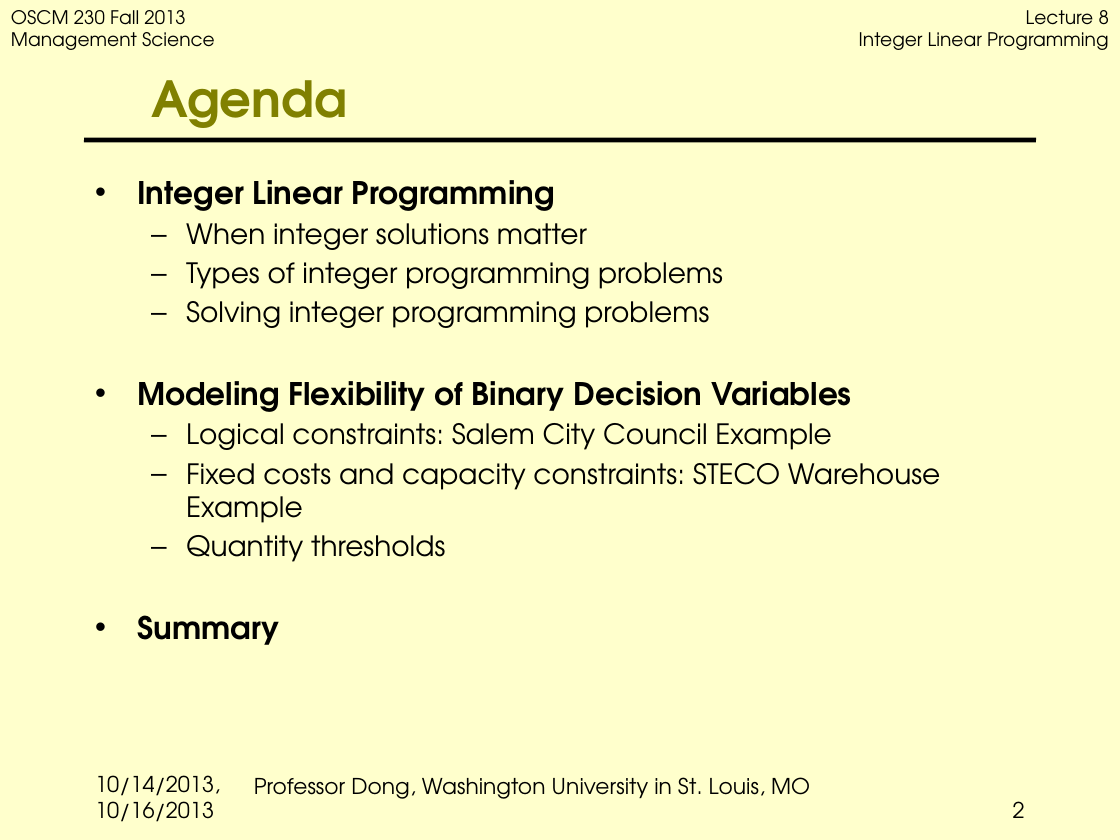
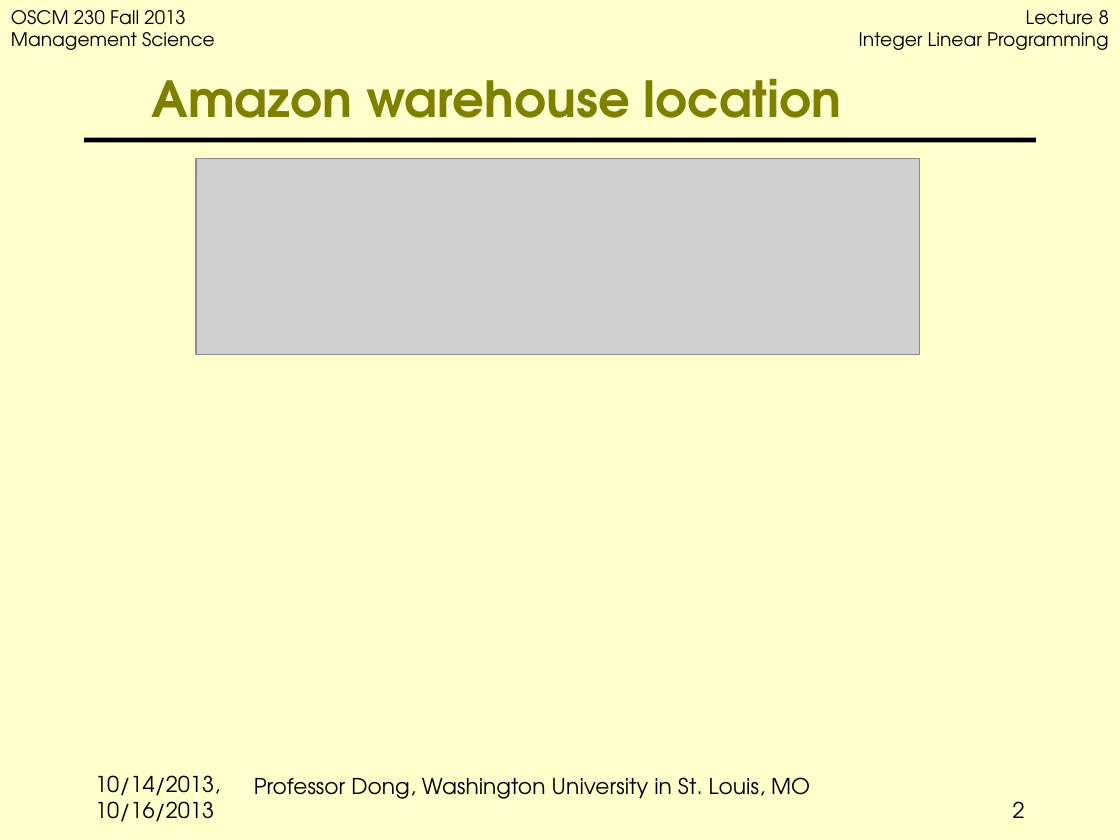
Before and after one commit to jbf232/OSCM230, a slide deck: slide 2 of Fall 2015/Lectures/Lecture 8 Integer Programming/Lecture8 IP.pptx. Drawn at 1120x840 pixels with LibreOffice and Linux fonts; fonts in the diff are those of the drawing; grey boxes stand for pictures; background and template pictures are left out. Boxes give left, top, right and bottom in pixels: in the first picture for what was removed or moved away, otherwise in the second. Text is boxed around its words. In the diff, an @@ line names an element or a change of style, - is before the commit and + after.

Commit message:
Updated Lecture 8,10

```diff
--- a/Fall 2015/Lectures/Lecture 8 Integer Programming/Lecture8 IP.pptx
+++ b/Fall 2015/Lectures/Lecture 8 Integer Programming/Lecture8 IP.pptx
@@ title at (x1=151, y1=79, x2=841, y2=139): text changed @@
-Agenda
+Amazon warehouse location
@@ picture added at (x1=196, y1=159, x2=920, y2=355) @@
@@ text removed at (x1=137, y1=180, x2=940, y2=645) @@
-• Integer Linear Programming
-  – When integer solutions matter
-  – Types of integer programming problems
-  – Solving integer programming problems
-• Modeling Flexibility of Binary Decision Variables
-  – Logical constraints: Salem City Council Example
-  – Fixed costs and capacity constraints: STECO Warehouse Example
-  – Quantity thresholds
-• Summary
```
Also in this commit, not shown: 1 other slide changed, 11 slides removed, 1 other file.
